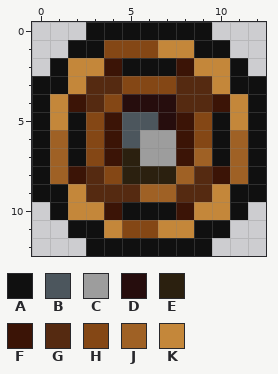
Pixel-art sprite, stored at Entities/Vehicles/Wheels/wheel_big.png. The picture above was drawn from the file before the commit.
The file is 13x13 pixels.
Palette (. is transparent): A #101010  B #4c565d  C #9d9d9d  D #260d0d  E #2b200f  F #3b1406  G #552a11  H #844715  J #9f6125  K #c4873a
New version:
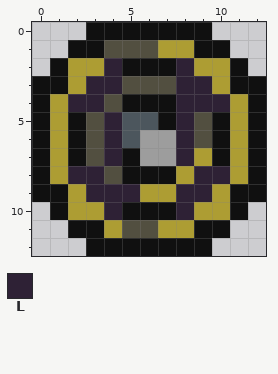
Colours new in this view: L #2e2135
The edit:
Colour H changes from #844715 to #524f40.
Colour K changes from #c4873a to #ad9d33.
The author changed colour D to colour A in row 4 at x 5 to 7; in row 5 at x 7.
The author changed colour E to colour A in row 7 at x 5; in row 8 at x 5 to 7.
The author changed colour J to colour K in row 6 at x 1 and 11; in row 7 at x 1, 9 and 11; in row 8 at x 1, 8 and 11; in row 9 at x 6 to 7.
The author changed colour F to colour L in row 2 at x 4 and 8; in row 4 at x 2 and 10; in rows 5 to 7 at x 4 and 8; in row 8 at x 2 and 10; in row 10 at x 4 and 8.
The author changed colour G to colour L in row 3 at x 3 to 4 and 8 to 9; in row 4 at x 3 and 8 to 9; in row 8 at x 3 and 9; in row 9 at x 3 to 5 and 8 to 9.
Where, in picture pixels (left, top, right, bottom), the same in both pictures:
changed: (50, 40, 248, 238)
